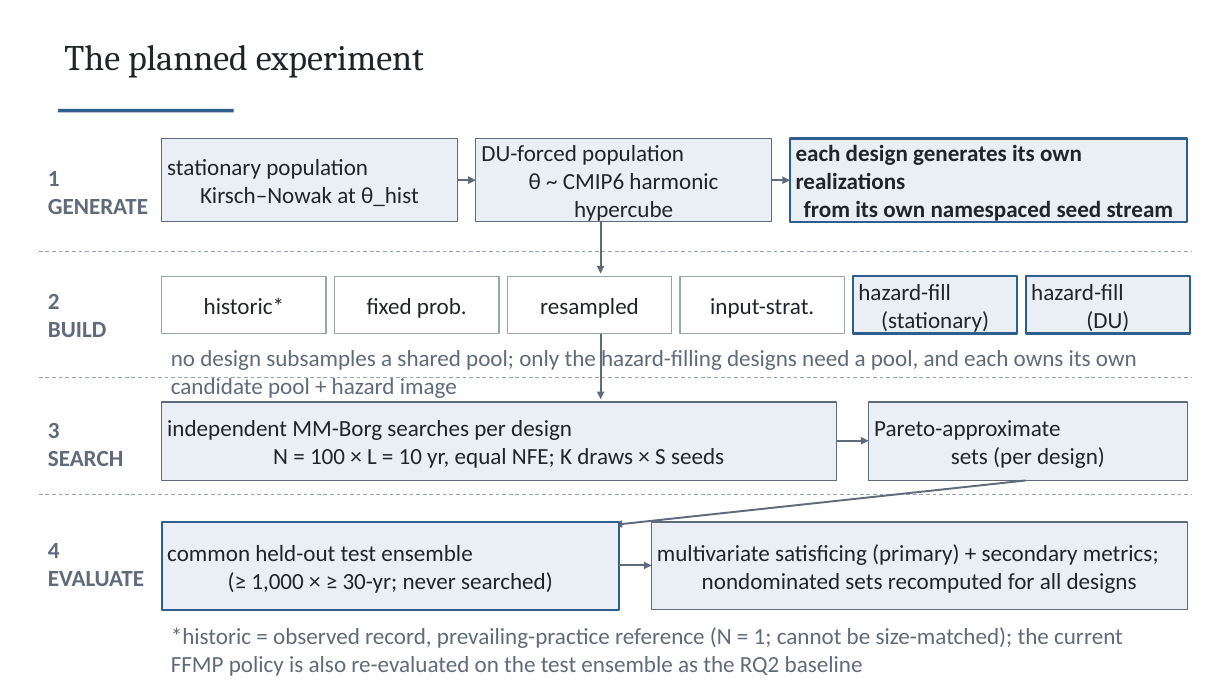
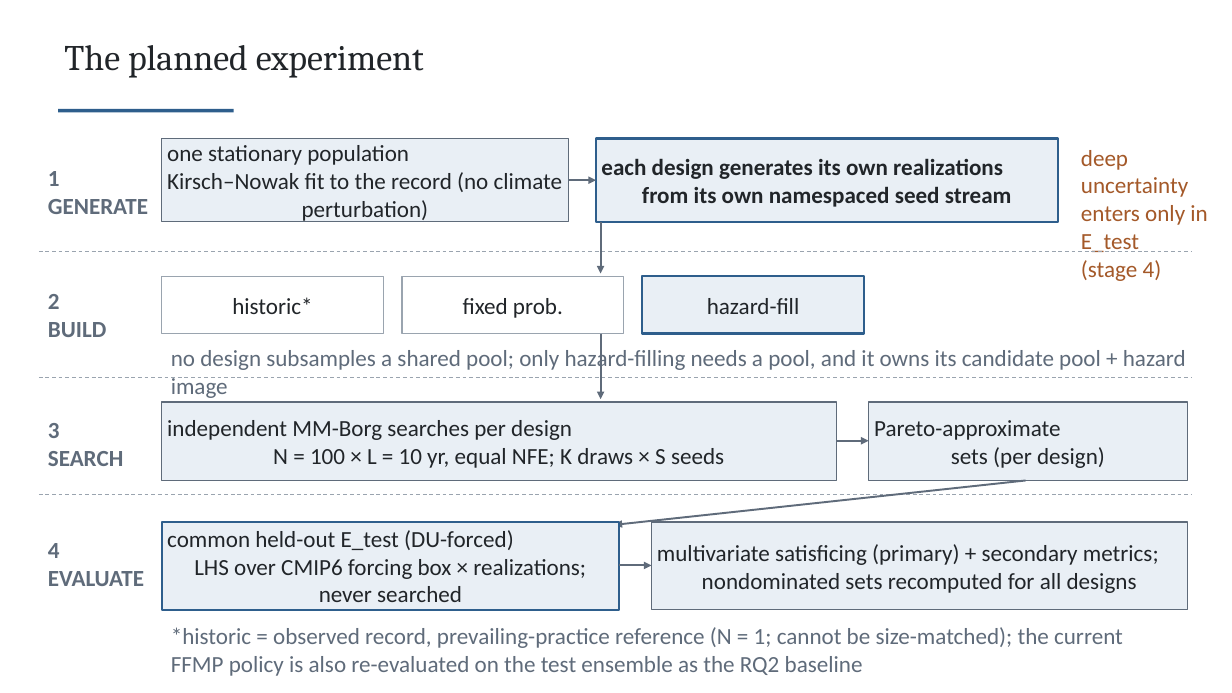
Before and after one commit to TrevorJA/NYCOptimization, a slide deck: slide 14 of docs/NYCOptimization_project_proposal_and_motivation_CLAUDE.pptx. Drawn at 1232x693 pixels with LibreOffice and Linux fonts; fonts in the diff are those of the drawing. Boxes give left, top, right and bottom in pixels: in the first picture for what was removed or moved away, otherwise in the second. Text is boxed around its words. In the diff, an @@ line names an element or a change of style, - is before the commit and + after.

```diff
--- a/docs/NYCOptimization_project_proposal_and_motivation_CLAUDE.pptx
+++ b/docs/NYCOptimization_project_proposal_and_motivation_CLAUDE.pptx
@@ rectangle "one stationary population Kirsch–Nowak fit ...": place and size @@
-rectangle "one stationary population Kirsch–Nowak fit ..." at [162,139,457,222]
+rectangle "one stationary population Kirsch–Nowak fit ..." at [162,139,568,222]
@@ text in rectangle at [167,145,563,222]: text changed @@
-stationary population
-Kirsch–Nowak at θ_hist
+one stationary population
+Kirsch–Nowak fit to the record (no climate perturbation)
@@ rectangle removed at [476,139,772,222] @@
-DU-forced population
-θ ~ CMIP6 harmonic hypercube
@@ rectangle "each design generates its own ...": place and size @@
-rectangle "each design generates its own ..." at [790,139,1188,222]
+rectangle "each design generates its own ..." at [596,139,1058,222]
@@ text added at [1081,150,1207,281], 18 pt, text #A45929 @@
+deep uncertainty
+enters only in E_test
+(stage 4)
@@ arrow moved from (457, 180) - (476, 180) to (568, 180) - (596, 180) @@
@@ arrow removed from (772, 180) to (790, 180) @@
@@ rectangle "historic*": place and size @@
-rectangle "historic*" at [162,276,326,334]
+rectangle "historic*" at [162,276,384,334]
@@ rectangle "fixed prob.": place and size @@
-rectangle "fixed prob." at [335,276,499,334]
+rectangle "fixed prob." at [402,276,624,334]
@@ rectangle removed at [507,276,672,334] @@
-resampled
@@ rectangle "hazard-fill": place and size @@
-rectangle "hazard-fill" at [853,276,1018,334]
+rectangle "hazard-fill" at [642,276,864,334]
@@ rectangle removed at [680,276,845,334] @@
-input-strat.
@@ text in rectangle at [707,298,800,314]: text changed @@
-hazard-fill
-(stationary)
+hazard-fill
@@ rectangle removed at [1026,276,1190,334] @@
-hazard-fill
-(DU)
@@ text at [171,347,1186,373]: text changed @@
-no design subsamples a shared pool; only the hazard-filling designs need a pool, and each owns its own candidate pool + hazard image
+no design subsamples a shared pool; only hazard-filling needs a pool, and it owns its candidate pool + hazard image
@@ text in rectangle at [167,530,586,602]: text changed @@
-common held-out test ensemble
-(≥ 1,000 × ≥ 30-yr; never searched)
+common held-out E_test (DU-forced)
+LHS over CMIP6 forcing box × realizations; never searched
```
Also in this commit, not shown: 21 other slides changed, 1 slide added, 1 slide removed, 11 other files.
